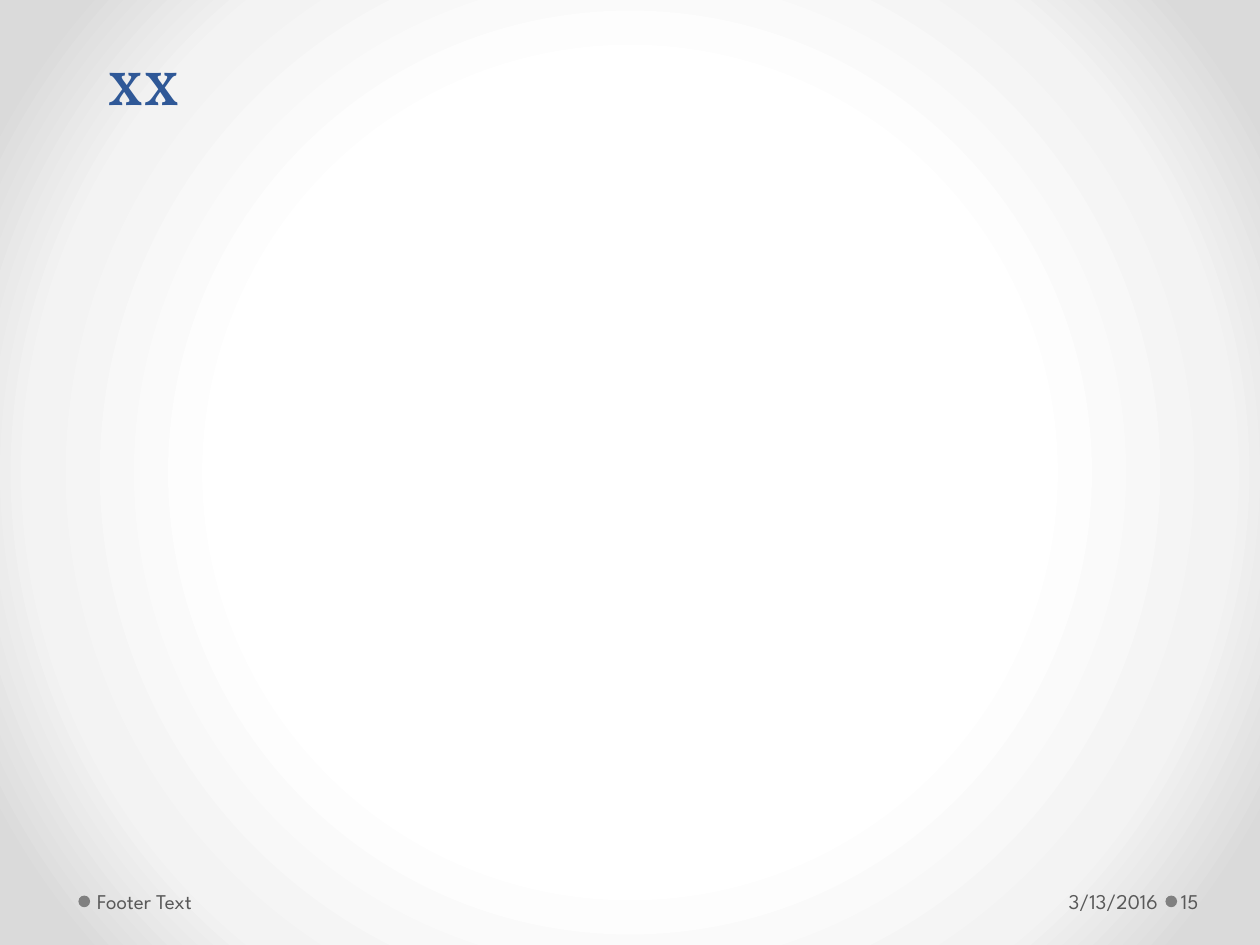
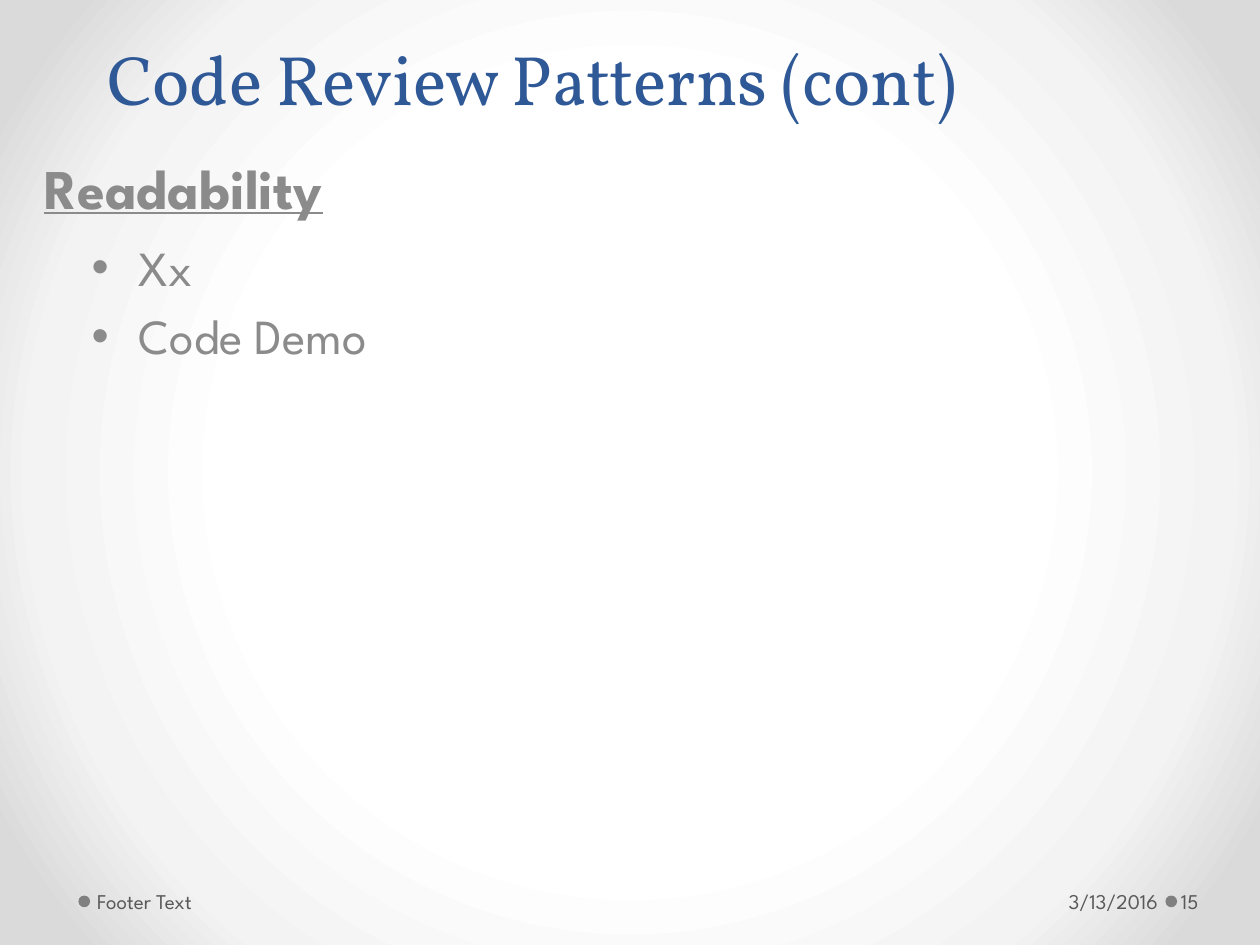
Before and after one commit to h-t-tran/brown, a slide deck: slide 15 of codereview/tech-presentation-effective-codereview.pptx. Drawn at 1260x945 pixels with LibreOffice and Linux fonts; fonts in the diff are those of the drawing. Boxes give left, top, right and bottom in pixels: in the first picture for what was removed or moved away, otherwise in the second. Text is boxed around its words. In the diff, an @@ line names an element or a change of style, - is before the commit and + after.

```diff
--- a/codereview/tech-presentation-effective-codereview.pptx
+++ b/codereview/tech-presentation-effective-codereview.pptx
@@ title at bbox=[107, 53, 957, 124]: text changed @@
-xx
+Code Review Patterns (cont)
@@ subtitle added at bbox=[44, 170, 322, 221], 32 pt, text #8C8C8C, bold, underline @@
+Readability
@@ text added at bbox=[139, 254, 367, 355], 28 pt, text #8C8C8C @@
+• Xx
+• Code Demo
```
Also in this commit, not shown: 2 other slides changed, 5 slides added.
